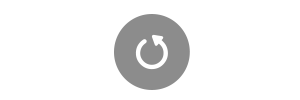
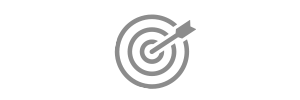
Comparing the layer stacks of the two (300, 100) images. Changes:
added group "Dateplanner" with 1 layers above "refresh" over (114, 14, 196, 89)
added layer "dateplanner" (45%) in group "Dateplanner" over (114, 14, 196, 89)
hid group "refresh" (1st of 2) (1 layers) over (114, 14, 190, 90)
